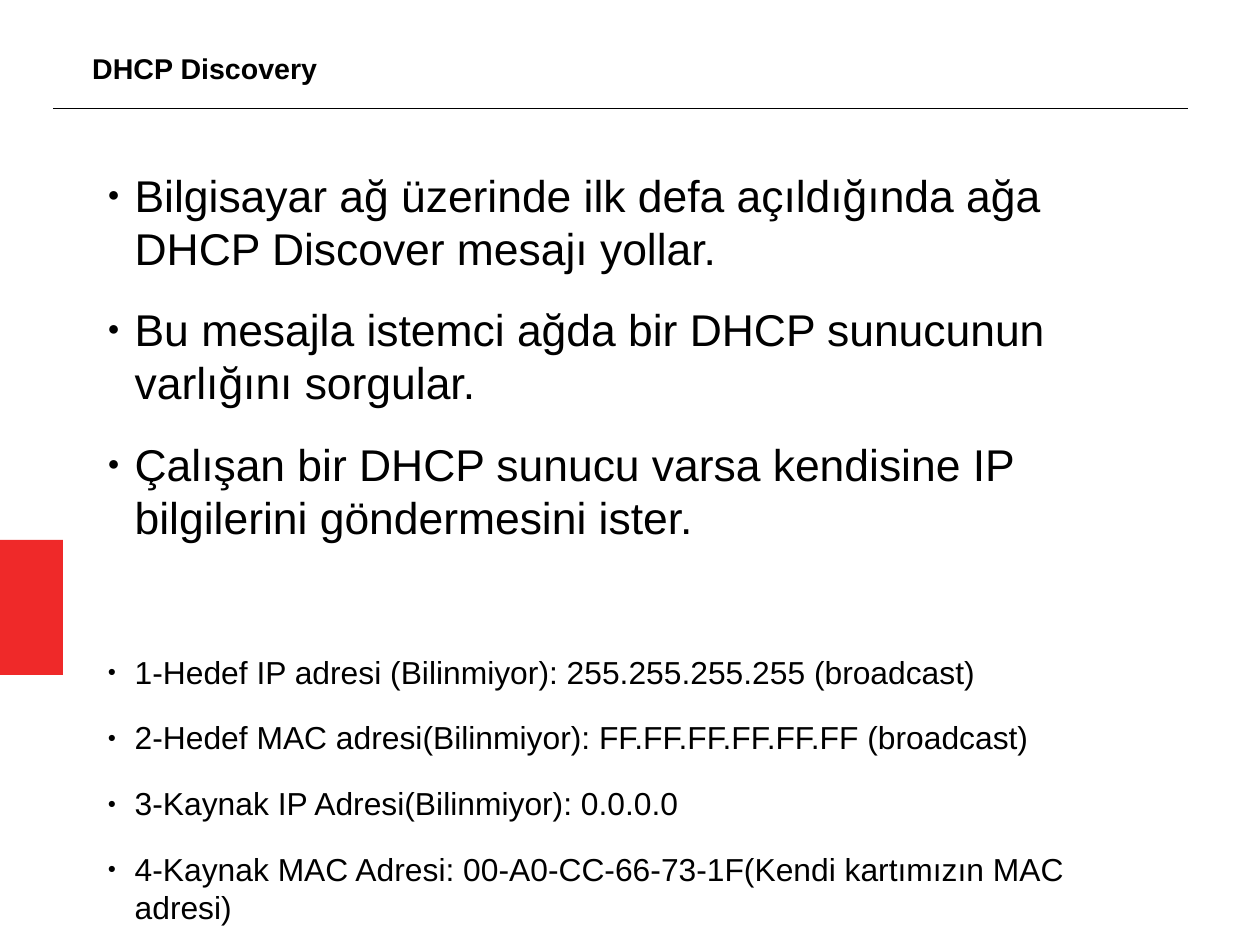
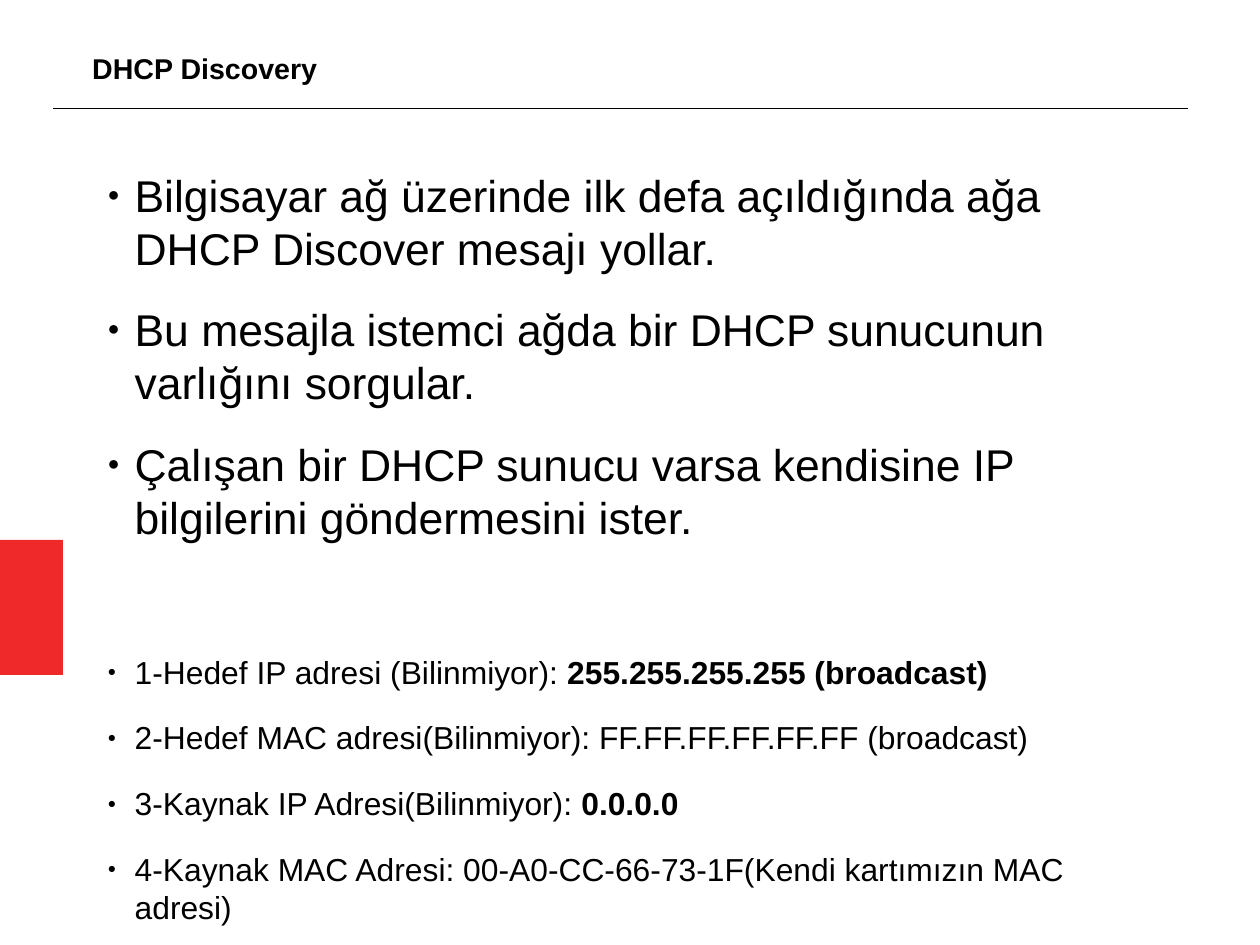
Before and after one commit to aciklab/oyyk18-sysadm, a slide deck: slide 4 of sunumlar/dhcp.odp. Drawn at 1260x945 pixels with LibreOffice and Linux fonts; fonts in the diff are those of the drawing. Boxes give left, top, right and bottom in pixels: in the first picture for what was removed or moved away, otherwise in the second. Text is boxed around its words. In the diff, an @@ line names an element or a change of style, - is before the commit and + after.

```diff
--- a/sunumlar/dhcp.odp
+++ b/sunumlar/dhcp.odp
@@ text at bbox=[135, 661, 987, 821]: bold on in "255.255.255.255 (broadcast)", "0.0.0.0" @@
```
Also in this commit, not shown: 7 other slides changed, 1 slide added, 1 slide removed.
